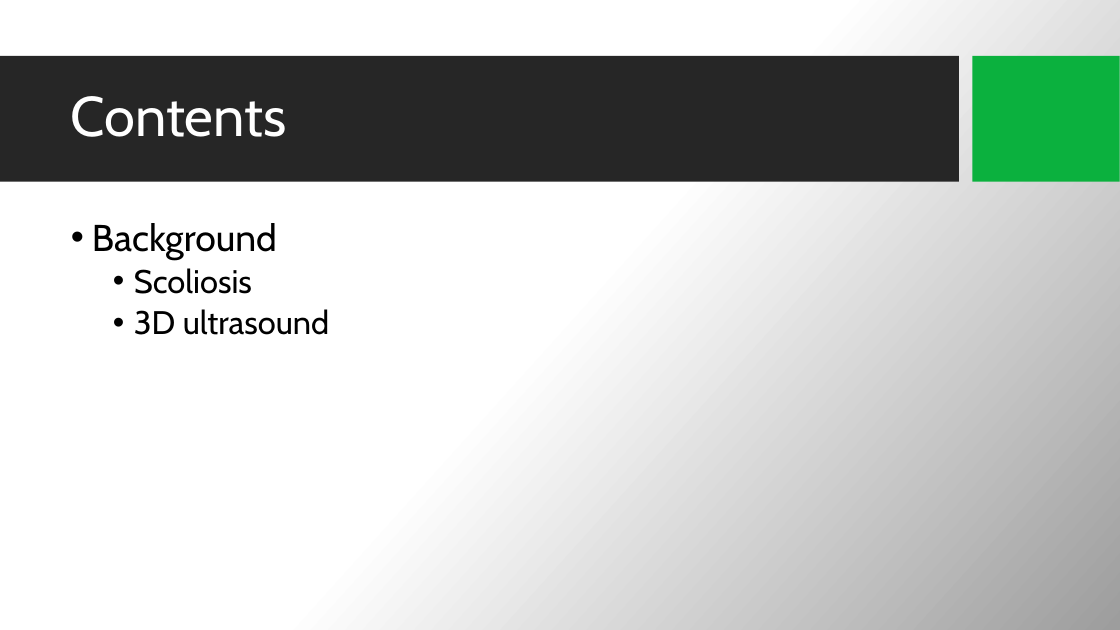
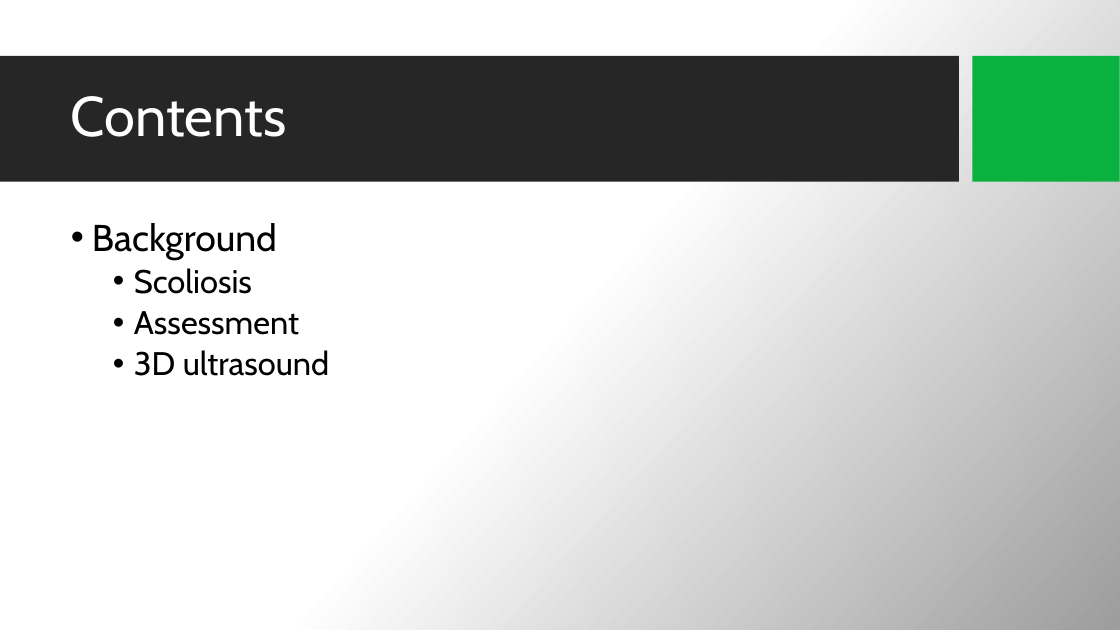
Before and after one commit to BenChurch/Fall2016, a slide deck: slide 2 of CISC897/FinalSurvey/Presentation/SurveyPresentation.pptx. Drawn at 1120x630 pixels with LibreOffice and Linux fonts; fonts in the diff are those of the drawing; background and template pictures are left out. Boxes give left, top, right and bottom in pixels: in the first picture for what was removed or moved away, otherwise in the second. Text is boxed around its words. In the diff, an @@ line names an element or a change of style, - is before the commit and + after.

```diff
--- a/CISC897/FinalSurvey/Presentation/SurveyPresentation.pptx
+++ b/CISC897/FinalSurvey/Presentation/SurveyPresentation.pptx
@@ text at bbox=[134, 311, 299, 335]: paragraph added @@
+  • Assessment
```
Also in this commit, not shown: 3 other slides changed, 13 slides added, 1 slide removed, 7 other files.
